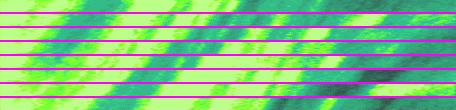
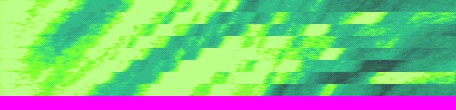
Layer changes from the first 456 x 110 image to the second:
renamed "레이어 0" to "레이어 0 복사", moved it above "레이어 0", painted on it over [0, 12, 456, 110]
renamed "레이어 1" to "레이어 0", hid it, painted on it over [0, 12, 456, 110]
